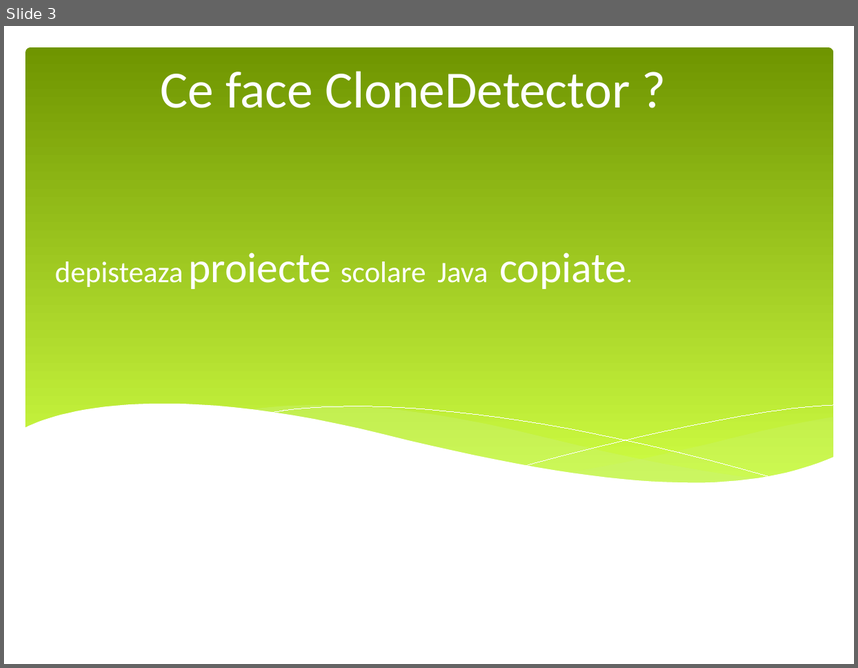
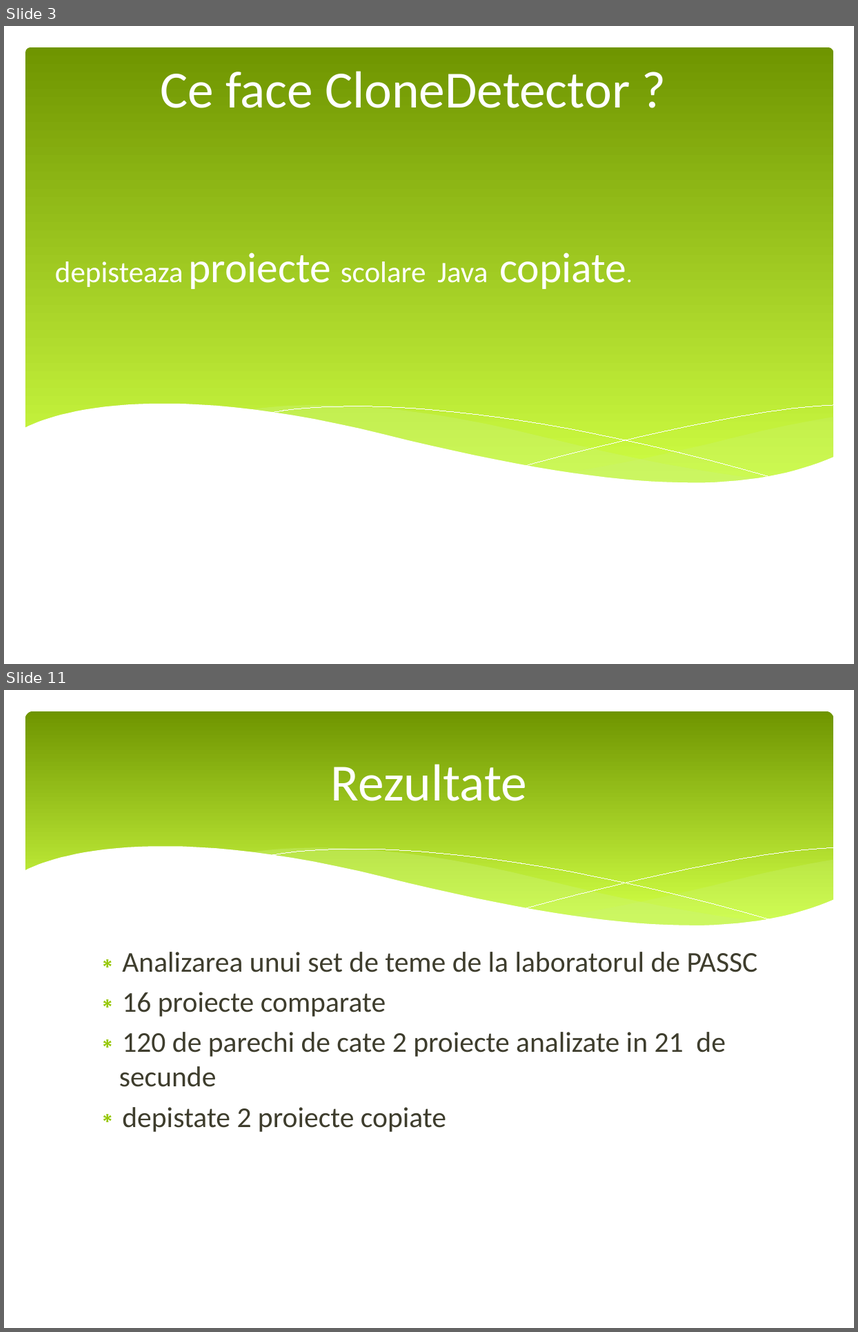
Before and after one commit to vladlep/licentavlad, a slide deck: doc/Prezentare licenta.pptx. Shown one above the other, each under a label of ours: slide 3 before the commit, slides 3 and 11 after it; the slides between them are not shown. The pictures are 858x668 and 858x1332 pixels, drawn with LibreOffice and Linux fonts; fonts in the diff are those of the drawing. Boxes give left, top, right and bottom in pixels: in the first picture for what was removed or moved away, otherwise in the second. Text is boxed around its words. In the diff, an @@ line names an element or a change of style, - is before the commit and + after.

Commit message:
update Rezumat.doc, Proiecte diploma.doc, Prezentare licenta.pptx

```diff
--- a/doc/Prezentare licenta.pptx
+++ b/doc/Prezentare licenta.pptx
@@ slide 11 added at box(4, 690, 854, 1328), background #FFFFFF @@
@@ rounded rectangle added at box(25, 711, 834, 941), fill gradient #6F9400 to #D0FF44 @@
@@ title added at box(331, 764, 527, 801), 49 pt, text #FFFFFF @@
+Rezultate
@@ group added at box(24, 846, 835, 970): 5 freeform shapes @@
@@ text added at box(119, 952, 758, 1132), 27 pt, text #3E3D2D @@
+∗ Analizarea unui set de teme de la laboratorul de PASSC
+∗ 16 proiecte comparate
+∗ 120 de parechi de cate 2 proiecte analizate in 21 de secunde
+∗ depistate 2 proiecte copiate
```
Also in this commit, not shown: 10 other slides added, 1 slide removed, 2 other files.
